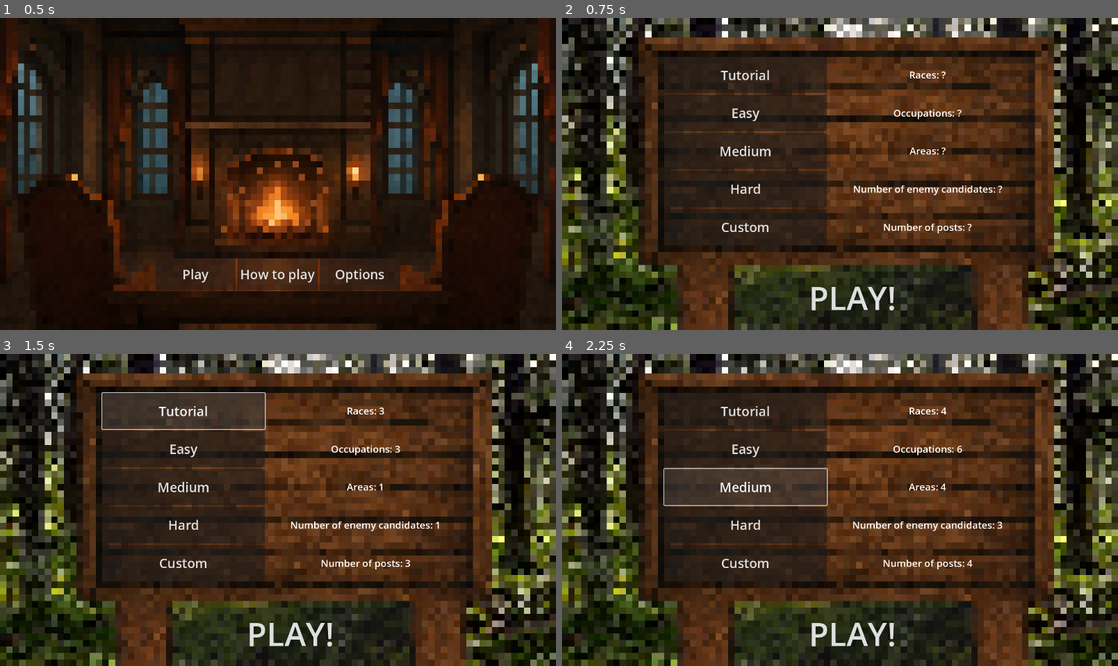
Above: before the commit, frames 1-4 (two rows, left to right).
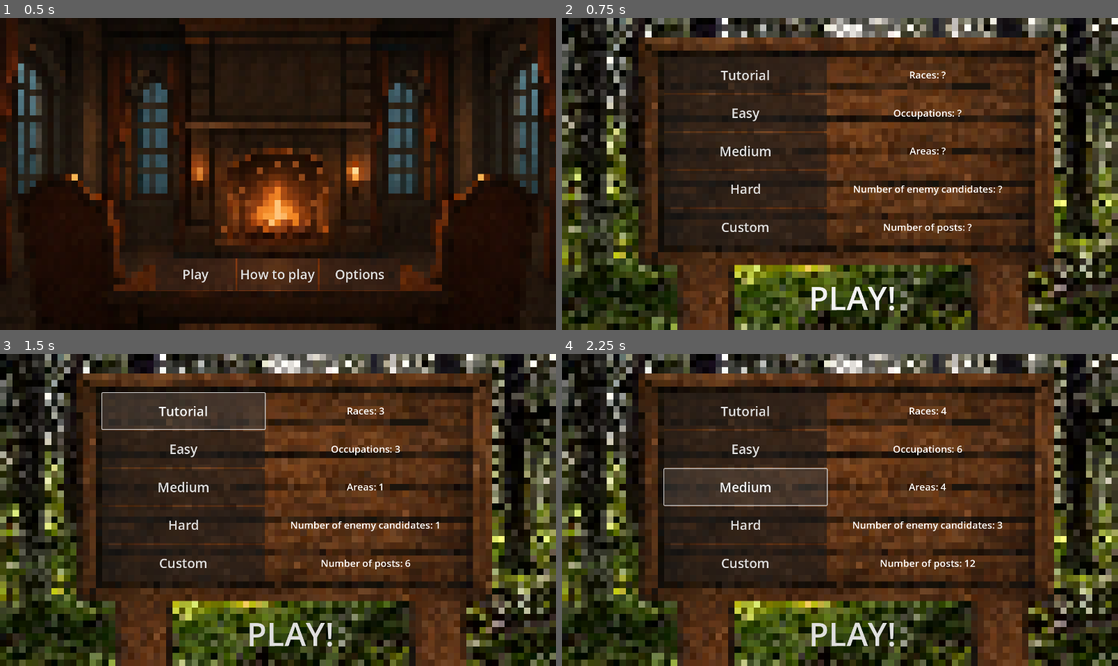
Above: after the commit, the same moments.

Repository: KonradKamilChwalowski/crowd-control-prot-1
Game: Godot game, scene res://Stages/MenuStage/menu_stage.tscn
Two runs of this game, one before a commit and one after it. Both use one fixed random seed, a clock stepped at 60 frames per second and the inputs below. Before the commit the project starts from res://Utilities/Population/population_manager.tscn.
Inputs:
- Up to frame 1 (0.5 s): no input
- Up to frame 2 (0.75 s): click "Play" at 0.5 s
- Up to frame 3 (1.5 s): click "Tutorial" at 1.25 s
- Up to frame 4 (2.25 s): click "Medium" at 2 s

Frame 1 is identical in both runs. In frame 2, 4.0% of the frame differs, in the area x 31-74%, y 79-100%; in frame 3, 4.0%; in frame 4, 4.2%, in the area x 31-75%, y 65-100%.

Commit message:
Fix Scene Manager

Diff:
--- a/Stages/GamePresettingsStage/game_presettings_stage.gd
+++ b/Stages/GamePresettingsStage/game_presettings_stage.gd
@@ -14,39 +14,42 @@
 	work_label.text = "Occupations: " + str(game_manager.difficulty_settings[diff_index][1])
 	area_label.text = "Areas: " + str(game_manager.difficulty_settings[diff_index][2])
 	other_candidates_label.text = "Number of enemy candidates: " + str(game_manager.difficulty_settings[diff_index][3])
-	post_number_label.text = "Number of posts: " + str(game_manager.difficulty_settings[diff_index][0])
+	post_number_label.text = "Number of posts: " + str(game_manager.difficulty_settings[diff_index][4])
+	play_button.get_child(0).color = Color(0.0, 0.0, 0.0, 0.0)
 
 
 func _on_play_button_pressed() -> void:
 	if is_difficulty_choosen:
 		game_manager.load_stage("game_stage")
 	else:
-		var stylebox = StyleBoxFlat.new()
-		stylebox.bg_color = Color(1.0, 0.0, 0.0, 0.5)
-		play_button.add_theme_stylebox_override("normal", stylebox)
-		play_button.add_theme_stylebox_override("hover", stylebox)
-		play_button.add_theme_stylebox_override("pressed", stylebox)
+		play_button.get_child(0).color = Color(1.0, 0.0, 0.0, 0.3)
 
 
 func _on_tutorial_button_pressed() -> void:
+	game_manager.difficulty_index = 0
 	update_labels(0)
 	is_difficulty_choosen = true
 
 
 func _on_easy_button_pressed() -> void:
+	game_manager.difficulty_index = 1
 	update_labels(1)
 	is_difficulty_choosen = true
 
 
 func _on_medium_button_pressed() -> void:
+	game_manager.difficulty_index = 2
 	update_labels(2)
 	is_difficulty_choosen = true
 
 
 func _on_hard_button_pressed() -> void:
+	game_manager.difficulty_index = 3
 	update_labels(3)
 	is_difficulty_choosen = true
 
 
 func _on_custom_button_pressed() -> void:
-	is_difficulty_choosen = true
+	pass
+	#game_manager.difficulty_index = 4
+	#is_difficulty_choosen = true
--- a/Stages/GamePresettingsStage/game_presettings_stage.tscn
+++ b/Stages/GamePresettingsStage/game_presettings_stage.tscn
@@ -19,6 +19,17 @@
 offset_bottom = 768.0
 theme_override_font_sizes/font_size = 80
 text = "PLAY!"
+flat = true
+
+[node name="ColorRect" type="ColorRect" parent="TextureRect/PlayButton"]
+layout_mode = 1
+anchors_preset = 15
+anchor_right = 1.0
+anchor_bottom = 1.0
+grow_horizontal = 2
+grow_vertical = 2
+mouse_filter = 2
+color = Color(1, 1, 1, 0)
 
 [node name="HBoxContainer" type="VBoxContainer" parent="TextureRect"]
 layout_mode = 0
--- /dev/null
+++ b/Stages/GameStage/game_stage.gd
@@ -0,0 +1,12 @@
+extends Node2D
+
+@onready var population_manager: Node2D = $PopulationManager
+
+# Called when the node enters the scene tree for the first time.
+func _ready() -> void:
+	pass
+	#print(game_manager.difficulty_settings[game_manager.difficulty_index])
+	#print(population_manager.population[i])
+
+func prepare_session() -> void:
+	pass
--- a/Stages/GameStage/game_stage.tscn
+++ b/Stages/GameStage/game_stage.tscn
@@ -1,10 +1,16 @@
-[gd_scene load_steps=4 format=3 uid="uid://5cr86765w11w"]
+[gd_scene load_steps=6 format=3 uid="uid://5cr86765w11w"]
 
 [ext_resource type="Texture2D" uid="uid://dhq4jmn56dxfq" path="res://Stages/GameStage/game_stage_background.png" id="1_fmqpx"]
+[ext_resource type="Script" uid="uid://sg5pu8j6khsx" path="res://Stages/GameStage/game_stage.gd" id="1_ggcax"]
+[ext_resource type="PackedScene" uid="uid://d317u2y08x6t6" path="res://Utilities/Population/population_manager.tscn" id="2_5w2tj"]
 [ext_resource type="Texture2D" uid="uid://cjbdqkvg8hfkq" path="res://Stages/GameStage/one_sided_scroll.png" id="2_j7o1g"]
 [ext_resource type="PackedScene" uid="uid://p1eyxhwyo30f" path="res://Entities/race_support_bar/race_support_bar.tscn" id="3_4ae5c"]
 
 [node name="GameStage" type="Node2D"]
+script = ExtResource("1_ggcax")
+
+[node name="PopulationManager" parent="." instance=ExtResource("2_5w2tj")]
+visible = false
 
 [node name="Background" type="TextureRect" parent="."]
 offset_right = 40.0
@@ -43,9 +49,22 @@
 offset_bottom = 670.0
 texture = ExtResource("2_j7o1g")
 
+[node name="SupportLabel" type="Label" parent="Background/SupportTable"]
+layout_mode = 0
+offset_top = 62.0
+offset_right = 335.0
+offset_bottom = 100.0
+theme_override_colors/font_color = Color(0, 0, 0, 1)
+theme_override_colors/font_shadow_color = Color(0.392157, 0.392157, 0.392157, 1)
+theme_override_font_sizes/font_size = 24
+text = "Support"
+horizontal_alignment = 1
+vertical_alignment = 1
+uppercase = true
+
 [node name="VBoxContainer" type="ScrollContainer" parent="Background/SupportTable"]
 layout_mode = 0
-offset_top = 62.0
+offset_top = 100.0
 offset_right = 335.0
 offset_bottom = 577.0
 
--- a/Stages/MenuStage/menu_stage.gd
+++ b/Stages/MenuStage/menu_stage.gd
@@ -2,7 +2,7 @@
 
 
 func _on_start_button_pressed() -> void:
-	game_manager.load_stage("menu_presetting_stage")
+	game_manager.load_stage("game_presetting_stage")
 
 
 func _on_howtoplay_button_pressed() -> void:
--- a/Utilities/GameManager/game_manager.gd
+++ b/Utilities/GameManager/game_manager.gd
@@ -1,36 +1,24 @@
 extends Node2D
 
-var actual_stage: Node2D
-var menu_stage := load("res://Stages/MenuStage/menu_stage.tscn")
-var game_presetting_stage := load("res://Stages/GamePresettingsStage/game_presettings_stage.tscn")
-var game_stage := load("res://Stages/GameStage/game_stage.tscn")
-#var menu_howtoplay_stage := load("res://Stages/menu_howtoplay_stage.tscn")
-#var menu_options_stage := load("res://Stages/menu_options_stage.tscn")
-
+var difficulty_index: int
 var difficulty_settings: Array = [
 	[3, 3, 1, 1, 6],
 	[4, 5, 3, 2, 9],
 	[4, 6, 4, 3, 12],
 	[6, 8, 6, 4, 15]]
 
-# Called when the node enters the scene tree for the first time.
 func _ready() -> void:
-	load_stage("menu_stage")
-
-
+	pass
 
 func load_stage(stage_name: String) -> void:
-	if actual_stage:
-		actual_stage.queue_free()
+	if stage_name == "menu_stage":
+		get_tree().change_scene_to_file("res://Stages/MenuStage/menu_stage.tscn")
 
-	if stage_name == "menu_stage":
-		actual_stage = menu_stage.instantiate()
-
-	if stage_name == "menu_presetting_stage":
-		actual_stage = game_presetting_stage.instantiate()
+	if stage_name == "game_presetting_stage":
+		get_tree().change_scene_to_file("res://Stages/GamePresettingsStage/game_presettings_stage.tscn")
 
 	if stage_name == "game_stage":
-		actual_stage = game_stage.instantiate()
+		get_tree().change_scene_to_file("res://Stages/GameStage/game_stage.tscn")
 
 	#TODO
 	#if stage_name == "menu_howtoplay_stage":
@@ -39,5 +27,3 @@
 	#TODO
 	#if stage_name == "menu_options_stage":
 	#	actual_stage = menu_options_stage.instantiate()
-
-	add_child(actual_stage)
--- a/Utilities/Population/population_manager.gd
+++ b/Utilities/Population/population_manager.gd
@@ -7,6 +7,7 @@
 
 # Called when the node enters the scene tree for the first time.
 func _ready() -> void:
+	print("XD")
 	generate_population()
 	# TODO calculate_support()
 
@@ -26,7 +27,6 @@
 	for citizen_index in 10000:
 		# Assign random area id
 		citizen_area_id = int(groups["AG"][randi() % groups["AG"].size()]["id"])
-
 		# For chosen area load avaible races
 		avaible_races_for_area = groups["AG"][citizen_area_id]["races_for_area"]
 		# For avaible races assign random race id
@@ -34,7 +34,7 @@
 
 		# For chosen area and race load avaible occupation
 		avaible_works_for_area = groups["AG"][citizen_area_id]["works_for_area"]
-		avaible_works_for_race = groups["RG"][citizen_area_id]["works_for_race"]
+		avaible_works_for_race = groups["RG"][citizen_race_id]["works_for_race"]
 		avaible_works = avaible_works_for_area.duplicate()
 		for work in avaible_works:
 			if not avaible_works_for_race.has(work):
--- a/Utilities/groups.json
+++ b/Utilities/groups.json
@@ -2,61 +2,242 @@
   "RG": [
 	{
 	  "id": 0,
-	  "name": "Humans",
+	  "name_eng": "Humans",
+	  "name_pl": "Ludzie",
 	  "works_for_race": [0, 1, 2, 3]
 	},
 	{
 	  "id": 1,
-	  "name": "Elfs",
+	  "name_eng": "Elfs",
+	  "name_pl": "Elfy",
 	  "works_for_race": [0, 1, 2, 3]
 	},
 	{
 	  "id": 2,
-	  "name": "Dwarfes",
+	  "name_eng": "Dwarfes",
+	  "name_pl": "Krasnoludy",
 	  "works_for_race": [0, 1, 2, 3]
 	},
 	{
 	  "id": 3,
-	  "name": "Orcs",
+	  "name_eng": "Orcs",
+	  "name_pl": "Orkowie",
+	  "works_for_race": [0, 1, 2, 3]
+	},
+	{
+	  "id": 4,
+	  "name_eng": "Lizards",
+	  "name_pl": "Jaszczury",
+	  "works_for_race": [0, 1, 2, 3]
+	},
+	{
+	  "id": 5,
+	  "name_eng": "Tortlings",
+	  "name_pl": "Żółwiaki",
+	  "works_for_race": [0, 1, 2, 3]
+	},
+	{
+	  "id": 6,
+	  "name_eng": "Fishmen",
+	  "name_pl": "Ryboludy",
+	  "works_for_race": [0, 1, 2, 3]
+	},
+	{
+	  "id": 7,
+	  "name_eng": "Fungoids",
+	  "name_pl": "Grzybowaci",
+	  "works_for_race": [0, 1, 2, 3]
+	},
+	{
+	  "id": 8,
+	  "name_eng": "Froglings",
+	  "name_pl": "Żabole",
+	  "works_for_race": [0, 1, 2, 3]
+	},
+	{
+	  "id": 9,
+	  "name_eng": "Dragonkin",
+	  "name_pl": "Smocze Dzieci",
+	  "works_for_race": [0, 1, 2, 3]
+	},
+	{
+	  "id": 10,
+	  "name_eng": "Ents",
+	  "name_pl": "Enty",
+	  "works_for_race": [0, 1, 2, 3]
+	},
+	{
+	  "id": 11,
+	  "name_eng": "Goblins",
+	  "name_pl": "Gobliny",
 	  "works_for_race": [0, 1, 2, 3]
 	}
   ],
   "WG": [
 	{
 	  "id": 0,
-	  "name": "Hunters"
+	  "name_eng": "Hunters",
+	  "name_pl": "Myśliwi"
 	},
 	{
 	  "id": 1,
-	  "name": "Farmers"
+	  "name_eng": "Farmers",
+	  "name_pl": "Rolnicy"
 	},
 	{
 	  "id": 2,
-	  "name": "Traders"
+	  "name_eng": "Traders",
+	  "name_pl": "Handlarze"
 	},
 	{
 	  "id": 3,
-	  "name": "Soldiers"
+	  "name_eng": "Soldiers",
+	  "name_pl": "Żołnierze"
+	},
+	{
+	  "id": 4,
+	  "name_eng": "Builders",
+	  "name_pl": "Budowlańce"
+	},
+	{
+	  "id": 5,
+	  "name_eng": "Gatherers",
+	  "name_pl": "Zbieracze"
+	},
+	{
+	  "id": 6,
+	  "name_eng": "Publicans",
+	  "name_pl": "Karczmarze"
+	},
+	{
+	  "id": 7,
+	  "name_eng": "Schoolars",
+	  "name_pl": "Uczeni"
+	},
+	{
+	  "id": 8,
+	  "name_eng": "Clerks",
+	  "name_pl": "Urzędnicy"
+	},
+	{
+	  "id": 9,
+	  "name_eng": "Smiths",
+	  "name_pl": "Kowale"
+	},
+	{
+	  "id": 10,
+	  "name_eng": "Healers",
+	  "name_pl": "Znachorzy"
+	},
+	{
+	  "id": 11,
+	  "name_eng": "Miners",
+	  "name_pl": "Górnicy"
+	},
+	{
+	  "id": 12,
+	  "name_eng": "Lamberjacks",
+	  "name_pl": "Drwale"
 	}
   ],
   "AG": [
 	{
 	  "id": 0,
-	  "name": "Plains",
-	  "races_for_area": [0, 1, 3],
-	  "works_for_area": [0, 1, 2, 3]
+	  "name_eng": "Plains",
+	  "name_pl": "Równiny",
+	  "races_for_area": [0, 1, 2, 3, 4, 5, 6, 7, 8, 9, 10, 11],
+	  "works_for_area": [0, 1, 2, 3, 4, 5, 6, 7, 8, 9, 10, 11, 12]
 	},
 	{
 	  "id": 1,
-	  "name": "Forests",
-	  "races_for_area": [1, 3],
-	  "works_for_area": [0, 1, 2, 3]
+	  "name_eng": "Forests",
+	  "name_pl": "Lasy",
+	  "races_for_area": [0, 1, 2, 3, 4, 5, 6, 7, 8, 9, 10, 11],
+	  "works_for_area": [0, 1, 2, 3, 4, 5, 6, 7, 8, 9, 10, 11, 12]
 	},
 	{
 	  "id": 2,
-	  "name": "Mountains",
-	  "races_for_area": [0, 2, 3],
-	  "works_for_area": [0, 1, 2, 3]
+	  "name_eng": "Tundra",
+	  "name_pl": "Tundra",
+	  "races_for_area": [0, 1, 2, 3, 4, 5, 6, 7, 8, 9, 10, 11],
+	  "works_for_area": [0, 1, 2, 3, 4, 5, 6, 7, 8, 9, 10, 11, 12]
+	},
+	{
+	  "id": 3,
+	  "name_eng": "Mountains",
+	  "name_pl": "Góry",
+	  "races_for_area": [0, 1, 2, 3, 4, 5, 6, 7, 8, 9, 10, 11],
+	  "works_for_area": [0, 1, 2, 3, 4, 5, 6, 7, 8, 9, 10, 11, 12]
+	},
+	{
+	  "id": 4,
+	  "name_eng": "Hills",
+	  "name_pl": "Wzórza",
+	  "races_for_area": [0, 1, 2, 3, 4, 5, 6, 7, 8, 9, 10, 11],
+	  "works_for_area": [0, 1, 2, 3, 4, 5, 6, 7, 8, 9, 10, 11, 12]
+	},
+	{
+	  "id": 5,
+	  "name_eng": "Swamps",
+	  "name_pl": "Bagna",
+	  "races_for_area": [0, 1, 2, 3, 4, 5, 6, 7, 8, 9, 10, 11],
+	  "works_for_area": [0, 1, 2, 3, 4, 5, 6, 7, 8, 9, 10, 11, 12]
+	},
+	{
+	  "id": 6,
+	  "name_eng": "Lakes",
+	  "name_pl": "Jeziora",
+	  "races_for_area": [0, 1, 2, 3, 4, 5, 6, 7, 8, 9, 10, 11],
+	  "works_for_area": [0, 1, 2, 3, 4, 5, 6, 7, 8, 9, 10, 11, 12]
+	},
+	{
+	  "id": 7,
+	  "name_eng": "Seaside",
+	  "name_pl": "Nadmorskie Plaże",
+	  "races_for_area": [0, 1, 2, 3, 4, 5, 6, 7, 8, 9, 10, 11],
+	  "works_for_area": [0, 1, 2, 3, 4, 5, 6, 7, 8, 9, 10, 11, 12]
+	},
+	{
+	  "id": 8,
+	  "name_eng": "Volcanoes",
+	  "name_pl": "Wulkany",
+	  "races_for_area": [0, 1, 2, 3, 4, 5, 6, 7, 8, 9, 10, 11],
+	  "works_for_area": [0, 1, 2, 3, 4, 5, 6, 7, 8, 9, 10, 11, 12]
+	},
+	{
+	  "id": 9,
+	  "name_eng": "Caves",
+	  "name_pl": "Jaskinie",
+	  "races_for_area": [0, 1, 2, 3, 4, 5, 6, 7, 8, 9, 10, 11],
+	  "works_for_area": [0, 1, 2, 3, 4, 5, 6, 7, 8, 9, 10, 11, 12]
+	},
+	{
+	  "id": 10,
+	  "name_eng": "Islands",
+	  "name_pl": "Wyspy",
+	  "races_for_area": [0, 1, 2, 3, 4, 5, 6, 7, 8, 9, 10, 11],
+	  "works_for_area": [0, 1, 2, 3, 4, 5, 6, 7, 8, 9, 10, 11, 12]
+	},
+	{
+	  "id": 11,
+	  "name_eng": "Valleys",
+	  "name_pl": "Doliny",
+	  "races_for_area": [0, 1, 2, 3, 4, 5, 6, 7, 8, 9, 10, 11],
+	  "works_for_area": [0, 1, 2, 3, 4, 5, 6, 7, 8, 9, 10, 11, 12]
+	},
+	{
+	  "id": 12,
+	  "name_eng": "Jungle",
+	  "name_pl": "Dżungla",
+	  "races_for_area": [0, 1, 2, 3, 4, 5, 6, 7, 8, 9, 10, 11],
+	  "works_for_area": [0, 1, 2, 3, 4, 5, 6, 7, 8, 9, 10, 11, 12]
+	},
+	{
+	  "id": 13,
+	  "name_eng": "Deserts",
+	  "name_pl": "Pustynia",
+	  "races_for_area": [0, 1, 2, 3, 4, 5, 6, 7, 8, 9, 10, 11],
+	  "works_for_area": [0, 1, 2, 3, 4, 5, 6, 7, 8, 9, 10, 11, 12]
 	}
   ]
 }
--- a/project.godot
+++ b/project.godot
@@ -11,7 +11,7 @@
 [application]
 
 config/name="Crowd Control Prot 1"
-run/main_scene="uid://d317u2y08x6t6"
+run/main_scene="uid://beudu1ik00448"
 config/features=PackedStringArray("4.4", "Mobile")
 config/icon="res://icon.svg"
 
Not shown, added: Stages/GameStage/game_stage.gd.uid
